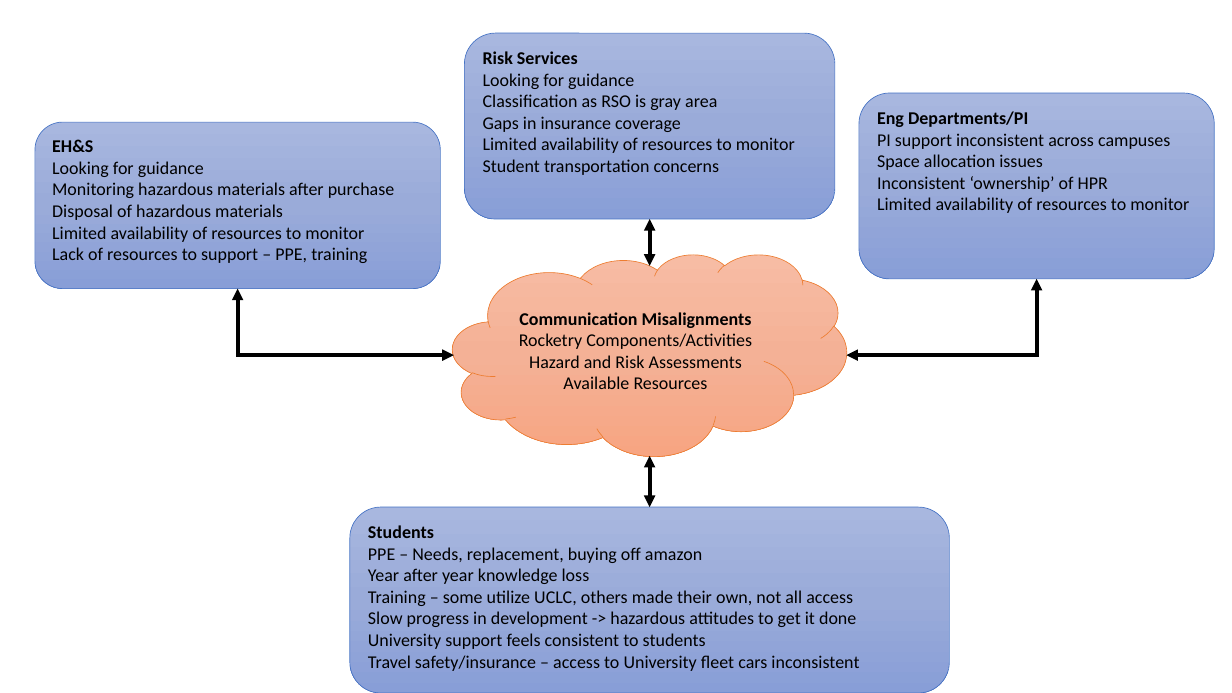
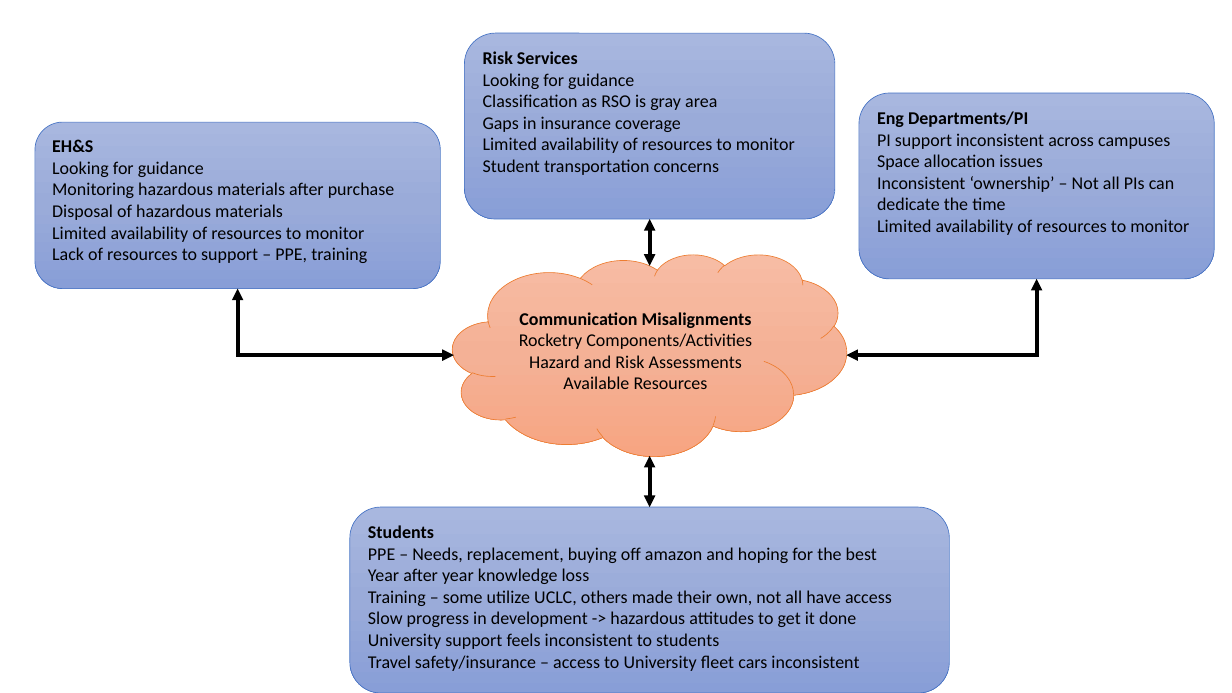
Before and after one commit to UCDrones-research/rocketry, a slide deck: slide 1 of mapping.pptx. Drawn at 1232x693 pixels with LibreOffice and Linux fonts; fonts in the diff are those of the drawing. Boxes give left, top, right and bottom in pixels: in the first picture for what was removed or moved away, otherwise in the second. Text is boxed around its words. In the diff, an @@ line names an element or a change of style, - is before the commit and + after.

```diff
--- a/mapping.pptx
+++ b/mapping.pptx
@@ text in rounded rectangle at (877, 176, 1189, 235): text changed @@
-Inconsistent ‘ownership’ of HPR
-Limited availability of resources to monitor
+Inconsistent ‘ownership’ – Not all PIs can dedicate the time
+Limited availability of resources to monitor
@@ text in rounded rectangle at (368, 547, 877, 563): text changed @@
-PPE – Needs, replacement, buying off amazon
+PPE – Needs, replacement, buying off amazon and hoping for the best
@@ text in rounded rectangle at (368, 590, 892, 606): text changed @@
-Training – some utilize UCLC, others made their own, not all access
+Training – some utilize UCLC, others made their own, not all have access
@@ text in rounded rectangle at (368, 633, 719, 649): text changed @@
-University support feels consistent to students
+University support feels inconsistent to students
```
Also in this commit, not shown: 2 other files.
